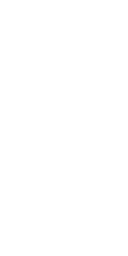
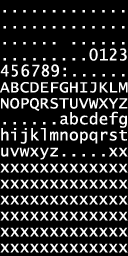
The second 128px x 256px image is a revision of the first. Changes to its layers:
showed "Layer 1" over [0, 0, 128, 256]
